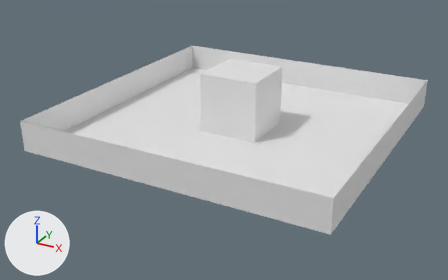
Two versions of the Blender file Assets/Environment/Architecture/BlankRoom.blend, one commit apart.
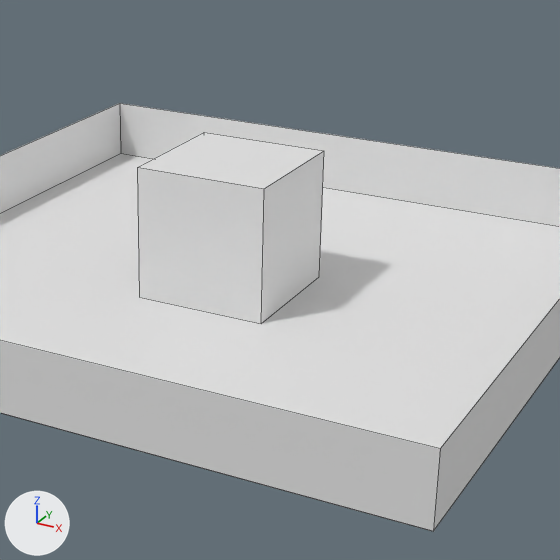
There are two pictures of each version: one whole from a 50 mm camera at (8.91, -17.42, 8.07) aimed at (-0.25, -0.77, -0.25), one close up on the part from 31% to 86% of the width and 0% to 88% of the height. The axes (+X, +Y, +Z) are drawn at lower left. The lights are the same throughout. The close-ups show mesh edges as thin lines.

The scene before the commit, as lines of its bpy script (objects in view):
```python
me_plane_002 = bpy.data.meshes.new('Plane.002')
me_plane_002.from_pydata([(-1.0, -1.0, 0.0), (1.0, -1.0, 0.0), (-1.0, 1.0, 0.0), (1.0, 1.0, 0.0)], [], [(0, 1, 3, 2)])
me_plane_003 = bpy.data.meshes.new('Plane.003')
me_plane_003.from_pydata([(-1.0, -1.0, 0.0), (1.0, -1.0, 0.0), (-1.0, 1.0, 0.0), (1.0, 1.0, 0.0)], [], [(0, 1, 3, 2)])
me_plane_004 = bpy.data.meshes.new('Plane.004')
me_plane_004.from_pydata([(-1.0, -1.0, 0.0), (1.0, -1.0, 0.0), (-1.0, 1.0, 0.0), (1.0, 1.0, 0.0)], [], [(0, 1, 3, 2)])
ob_plane = bpy.data.objects.new('Plane', me_plane_002)
ob_plane.location = (0.0, 0.0, 0.0)
ob_plane.scale = (5.0, 5.0, 1.0)
ob_plane_002 = bpy.data.objects.new('Plane.002', me_plane_003)
ob_plane_002.location = (5.0, 0.0, 0.5)
ob_plane_002.rotation_euler = (3.142, 1.571, 0.0)  # degrees (180, 90, 0)
ob_plane_002.scale = (0.5, 5.0, 1.0)
ob_plane_003 = bpy.data.objects.new('Plane.003', me_plane_004)
ob_plane_003.location = (0.0, -5.0, 0.5)
ob_plane_003.rotation_euler = (-1.571, 1.571, 0.0)  # degrees (-90, 90, 0)
ob_plane_003.scale = (0.5, 5.0, 1.0)
# also in view: 'Cube' at (0.0, 0.0, 1.0); 'Plane.004' at (-5.0, 0.0, 0.5); 'Plane.001' at (0.0, 5.0, 0.5)
```
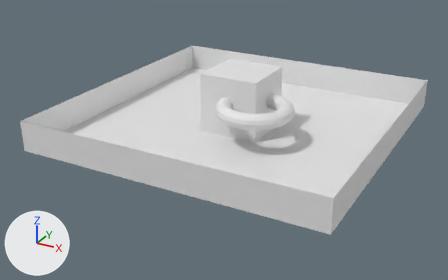
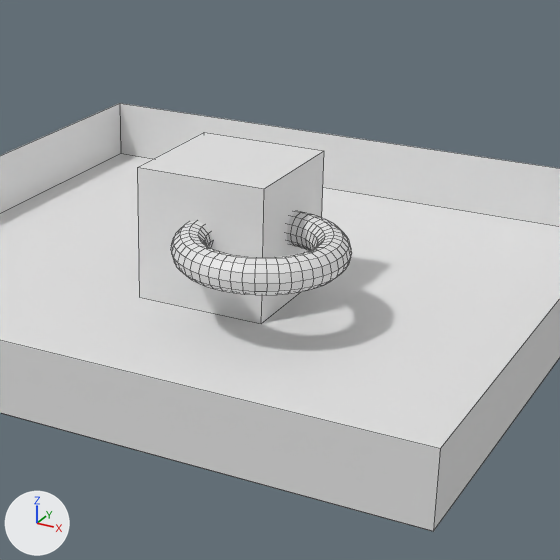
Commit message: Git push/pull TEST

Pixel boxes (x1, y1, x2, y2) of what changed, in the close-ups (560 x 560 px):
'Torus', added
    after: (171, 211, 352, 295)

Edits to the bpy script that builds the scene:
```text
Add me_torus:
    me_torus.from_pydata(...)  # a torus around z (ring radius 1.0, tube radius 0.25) spanning x -1.25..1.25, y -1.25..1.25, z -0.25..0.25
Add ob_torus:
    ob_torus = bpy.data.objects.new('Torus', me_torus)
    ob_torus.location = (0.95, -0.97, 1.1)
```
